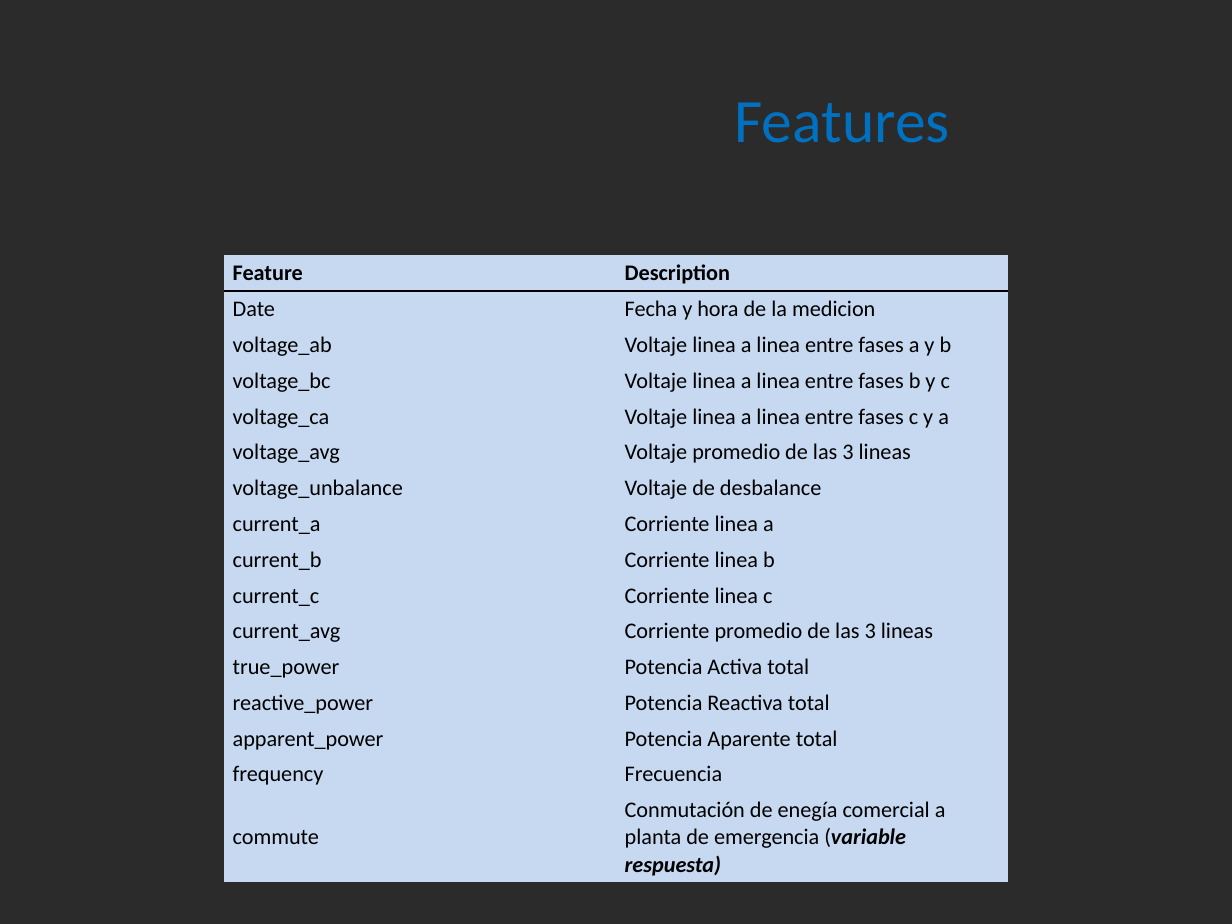
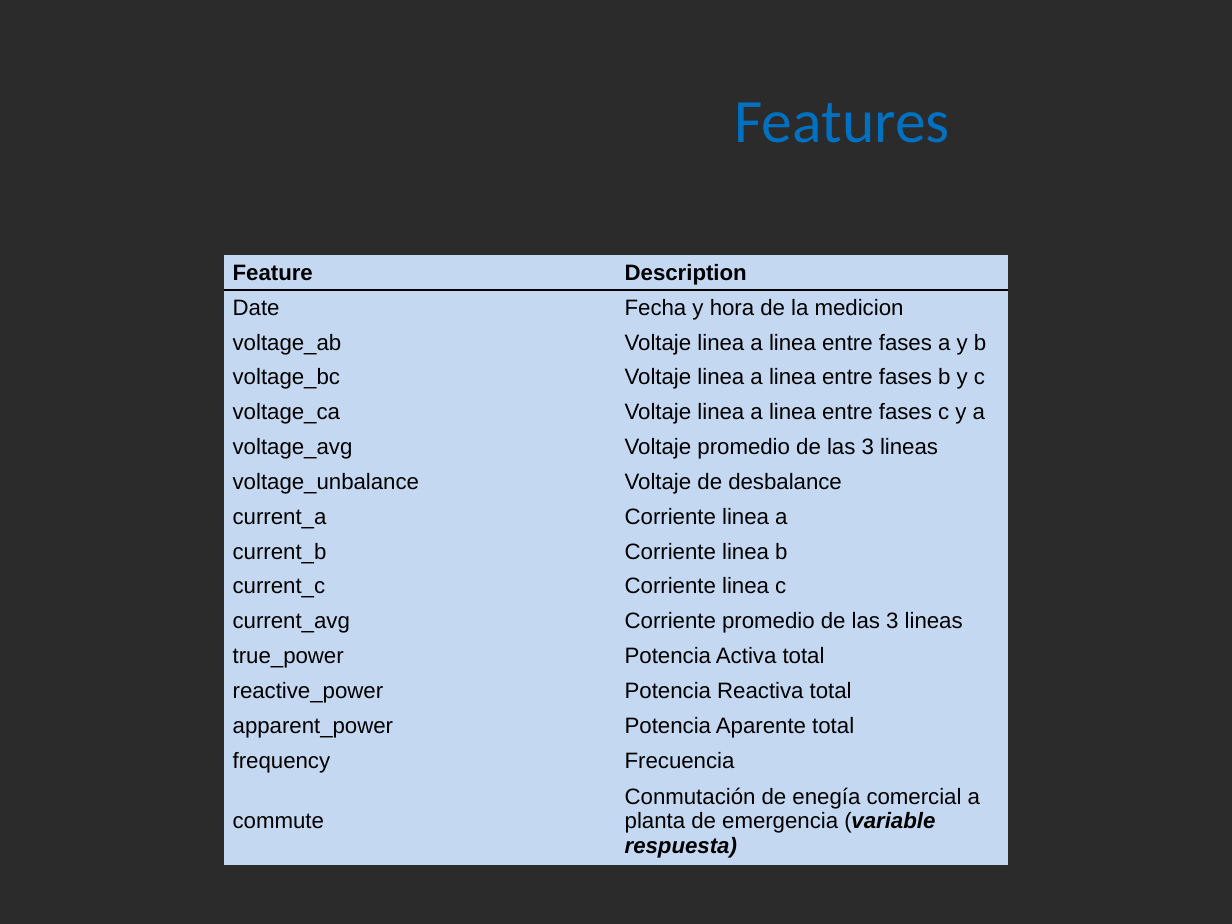
Before and after one commit to FEATURE-ENGINEERING-G3/PROYECTO, a slide deck: slide 4 of Proyecto_Final_Grupo3.pptx. Drawn at 1232x924 pixels with LibreOffice and Linux fonts; fonts in the diff are those of the drawing; background and template pictures are left out; a plain dark background stands for a picture behind light text. Boxes give left, top, right and bottom in pixels: in the first picture for what was removed or moved away, otherwise in the second. Text is boxed around its words. In the diff, an @@ line names an element or a change of style, - is before the commit and + after.

```diff
--- a/Proyecto_Final_Grupo3.pptx
+++ b/Proyecto_Final_Grupo3.pptx
@@ table at [224,255,1008,862] @@
@@ fill #C6D9F1 to #C5D8F1 in 32 cells @@
@@ font Calibri to Arial @@
```
Also in this commit, not shown: 9 other slides changed, 1 other file.
